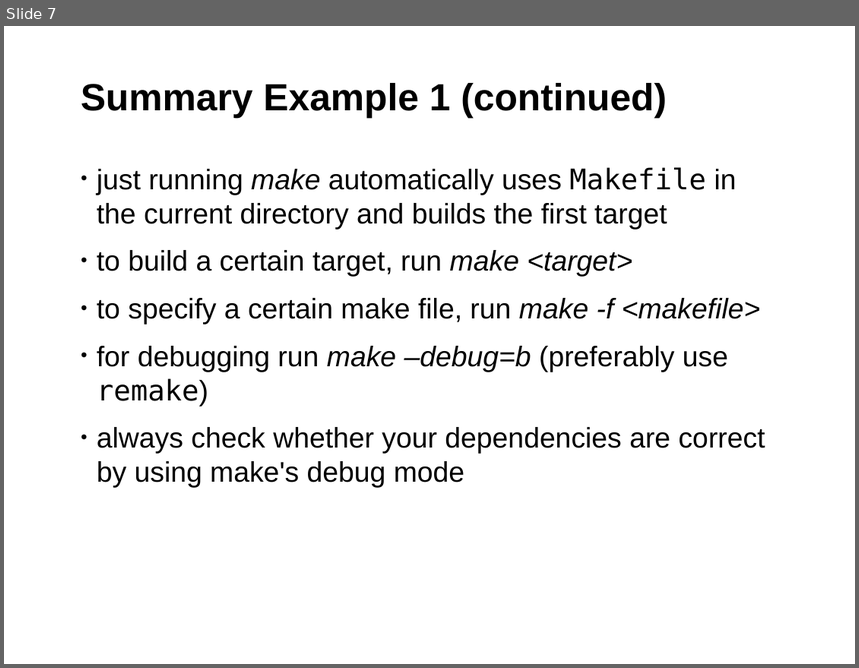
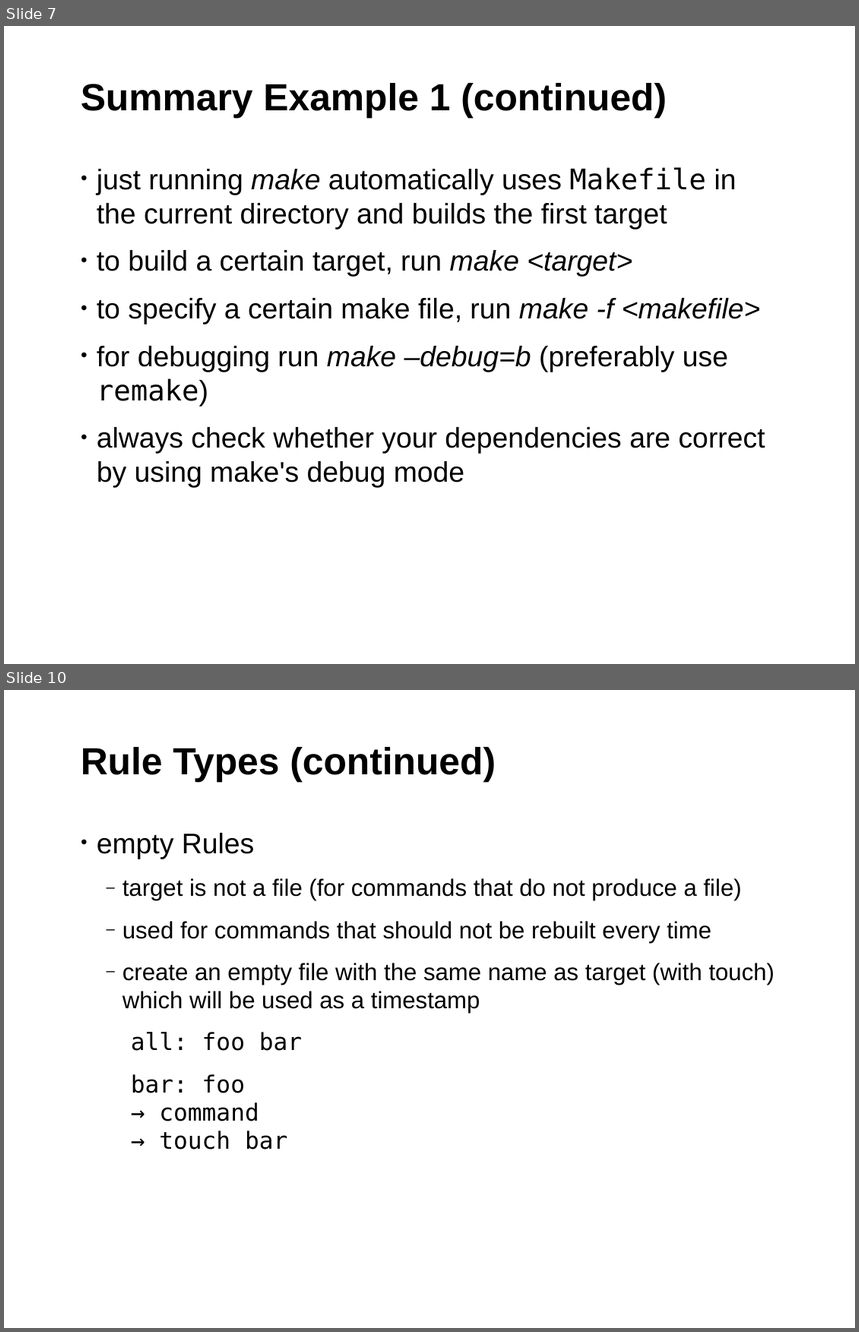
Before and after one commit to fsundermeyer/GNU_make_workshop, a slide deck: GNU_make_03_2015.odp. Shown one above the other, each under a label of ours: slide 7 before the commit, slides 7 and 10 after it; the slides between them are not shown. The pictures are 859x668 and 859x1332 pixels, drawn with LibreOffice and Linux fonts; fonts in the diff are those of the drawing; background and template pictures are left out. Boxes give left, top, right and bottom in pixels: in the first picture for what was removed or moved away, otherwise in the second. Text is boxed around its words. In the diff, an @@ line names an element or a change of style, - is before the commit and + after.

Commit message:
Part 2 of the GNU Make Workshop
Explaining rules, rule types, variables and vpath. The example contains an
enhanced version of the basic makefile using the stuff learned in this lesson.

```diff
--- a/GNU_make_03_2015.odp
+++ b/GNU_make_03_2015.odp
@@ slide 10 added at (4, 690, 855, 1328), background #FFFFFF; not listed: 1 template element that a slide beside it also shows @@
@@ title added at (81, 747, 496, 783), 32 pt, text #000000, bold @@
+Rule Types (continued)
@@ text added at (97, 833, 775, 1150), 20 pt, text #000000 @@
+• empty Rules
+  ‒ target is not a file (for commands that do not produce a file)
+  ‒ used for commands that should not be rebuilt every time
+  ‒ create an empty file with the same name as target (with touch) which will be used as a timestamp
+all: foo bar
+bar: foo
+→ command
+→ touch bar
```
Also in this commit, not shown: 12 other slides added, 1 other file.
